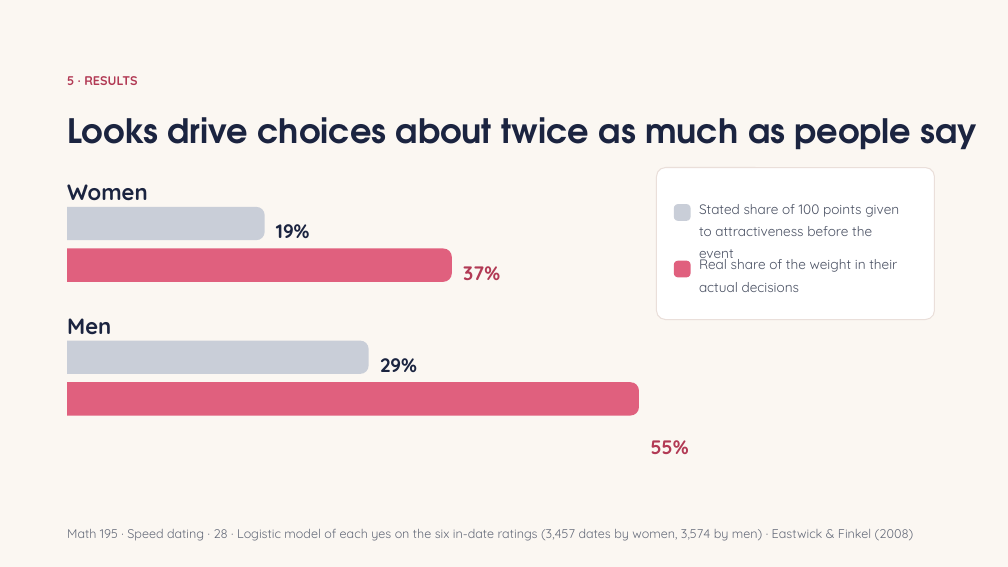
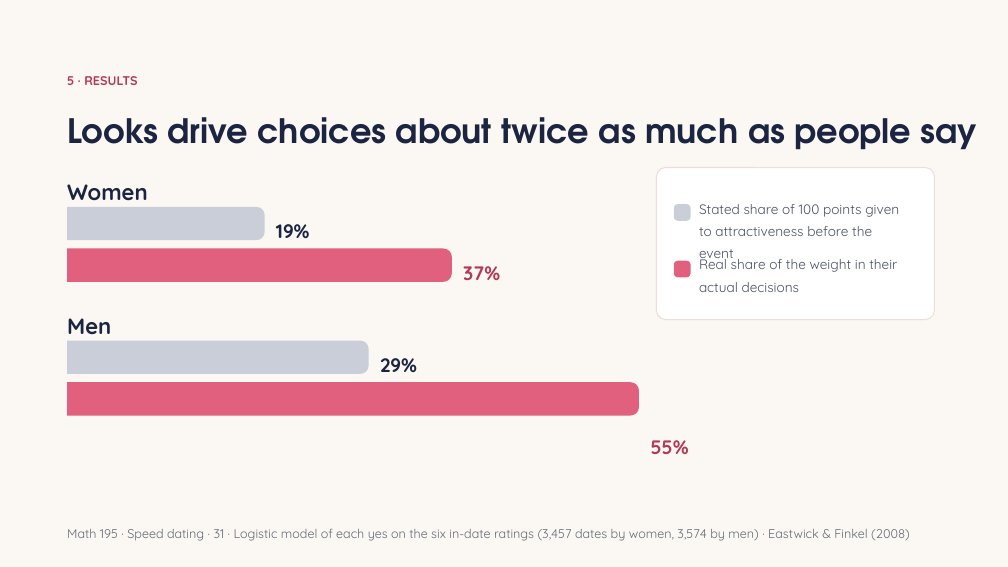
Before and after one commit to Abraham-y/math195-speed-dating, a slide deck: slide 34 of results/report_impl_slides_full.pptx (slide 28 before the commit). Drawn at 1008x567 pixels with LibreOffice and Linux fonts; fonts in the diff are those of the drawing. Boxes give left, top, right and bottom in pixels: in the first picture for what was removed or moved away, otherwise in the second. Text is boxed around its words. In the diff, an @@ line names an element or a change of style, - is before the commit and + after.

```diff
--- a/results/report_impl_slides_full.pptx
+++ b/results/report_impl_slides_full.pptx
@@ text at box(67, 529, 910, 541): text changed @@
-Math 195 · Speed dating · 28 · Logistic model of each yes on the six in-date ratings (3,457 dates by women, 3,574 by men) · Eastwick & Finkel (2008)
+Math 195 · Speed dating · 31 · Logistic model of each yes on the six in-date ratings (3,457 dates by women, 3,574 by men) · Eastwick & Finkel (2008)
```
Also in this commit, not shown: 24 other slides changed, 6 slides added, 6 other files.
